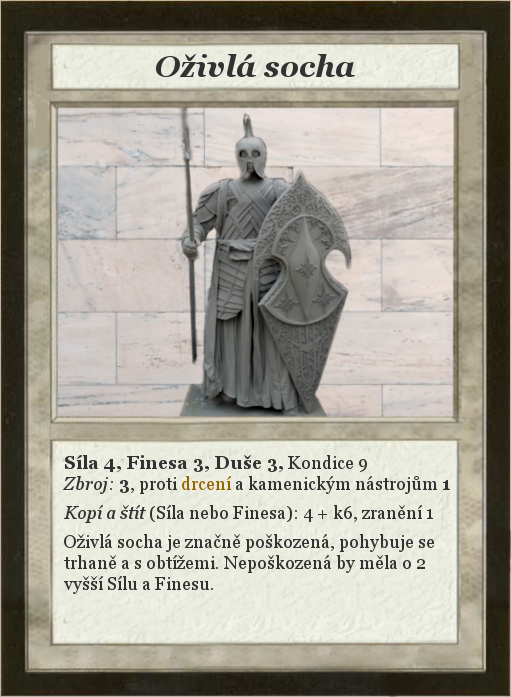
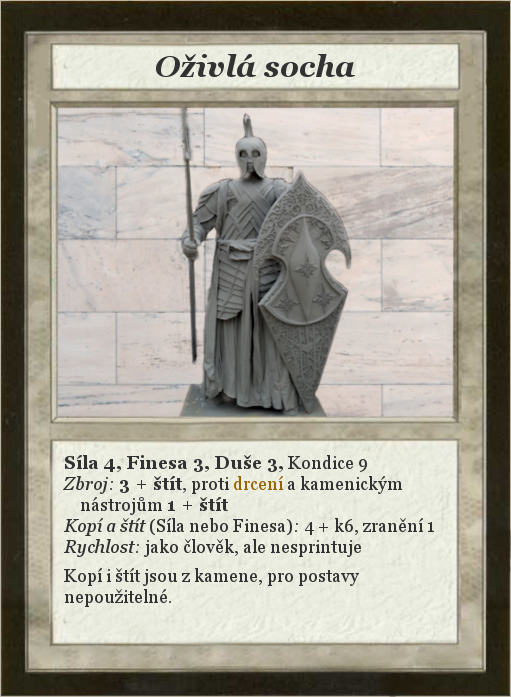
Revision of a layered w=511, h=697 image; what changed, layer by layer:
painted on "Síla 4, Finesa 3, Duše 3, Kond..." over [64, 476, 450, 607]
